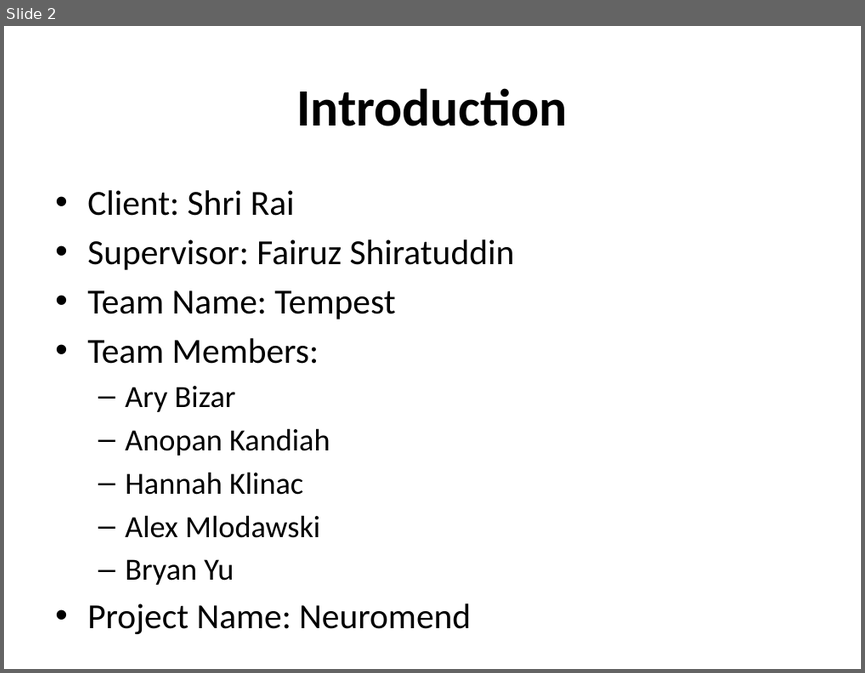
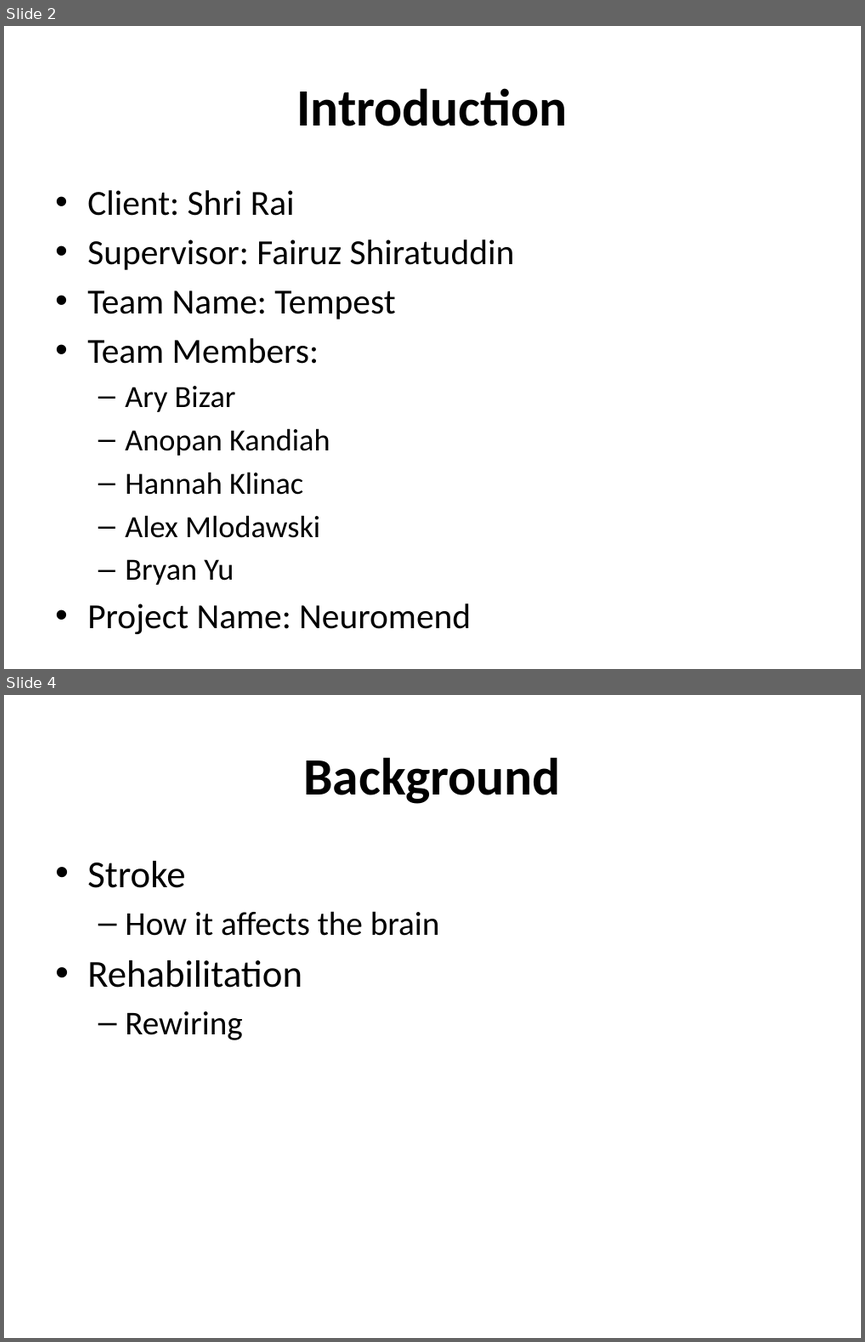
Before and after one commit to Hankli/VirtualEnvironments-Project, a slide deck: Documents/Presentations/Mock Presentation.pptx. Shown one above the other, each under a label of ours: slide 2 before the commit, slides 2 and 4 after it; the slides between them are not shown. The pictures are 865x673 and 865x1342 pixels, drawn with LibreOffice and Linux fonts; fonts in the diff are those of the drawing; background and template pictures are left out. Boxes give left, top, right and bottom in pixels: in the first picture for what was removed or moved away, otherwise in the second. Text is boxed around its words. In the diff, an @@ line names an element or a change of style, - is before the commit and + after.

```diff
--- a/Documents/Presentations/Mock Presentation.pptx
+++ b/Documents/Presentations/Mock Presentation.pptx
@@ slide 4 added at [4,695,861,1338], background picture (left out) @@
@@ title added at [303,757,561,804], 44 pt, text #000000, bold @@
+Background
@@ text added at [87,861,440,1040], 28 pt, text #000000 @@
+• Stroke
+  – How it affects the brain
+• Rehabilitation
+  – Rewiring
```
Also in this commit, not shown: 4 slides changed, 10 other slides added, 6 slides removed.
